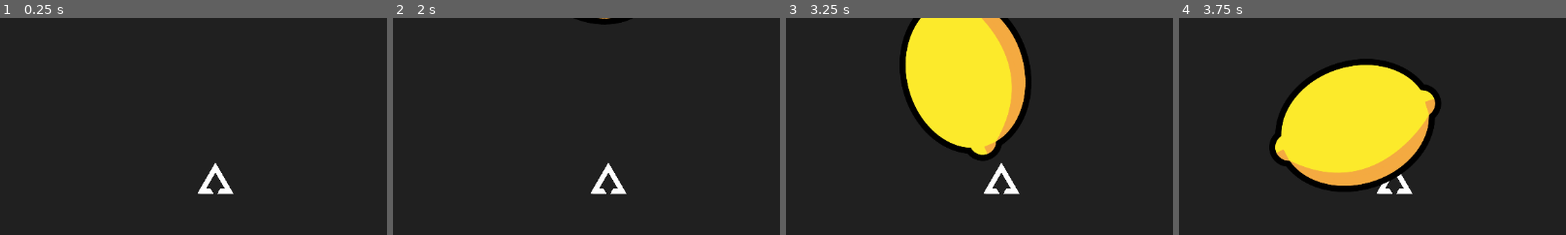
Above: before the commit, frames 1-4 (left to right).
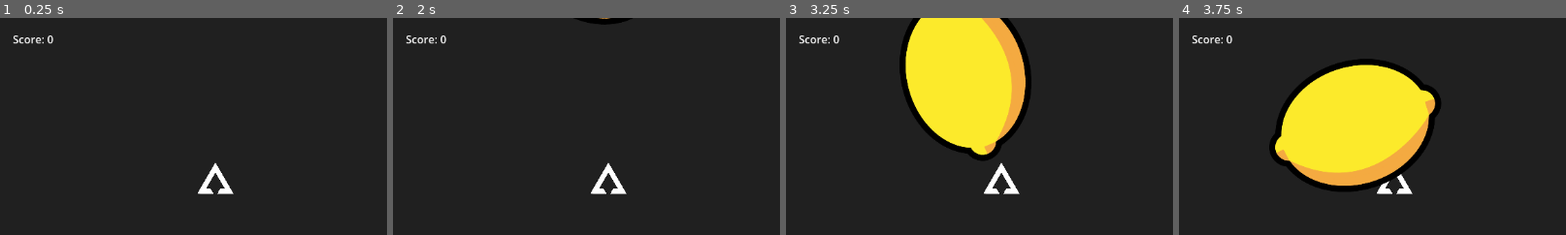
Above: after the commit, the same moments.

Repository: TheVelvetShadow/LemonInvasion
Game: Godot game, scene res://Scenes/main.tscn
The game is run twice, just before and just after one commit, with the same random seed, the same clock (stepped at 60 frames per second) and the same inputs.
Inputs:
- Up to frame 1 (0.25 s): no input
- Up to frame 2 (2 s): tap Enter at 0.5 s; tap Space at 1.25 s
- Up to frame 3 (3.25 s): tap Enter at 2 s
- Up to frame 4 (3.75 s): no input
The pictures show only the part of the screen within x 0-50%, y 0-50%; the shares and areas given below are measured in that part.

The runs differ from the first frame. In frame 1, 0.2% of the frame differs, in the area x 3-14%, y 8-13%; in frame 2, 0.2%; in frame 3, 0.2%; in frame 4, 0.2%.

Commit message:
Added HP & HUD

Diff:
--- /dev/null
+++ b/Scenes/explosion.tscn
@@ -0,0 +1,17 @@
+[gd_scene format=3 uid="uid://ck275207j4hh2"]
+
+[ext_resource type="Texture2D" uid="uid://cmjnjynfoad30" path="res://Assets/circle_05.png" id="1_a801j"]
+[ext_resource type="Texture2D" uid="uid://f46sbtm47gyk" path="res://Assets/explosion.png" id="2_4okmj"]
+
+[node name="Sprite2D" type="Sprite2D" unique_id=10713282]
+
+[node name="Sprite2D" type="Sprite2D" parent="." unique_id=1476705436]
+
+[node name="Circle05" type="Sprite2D" parent="." unique_id=778696367]
+position = Vector2(0.9999695, -1)
+scale = Vector2(4.7304688, 4.265625)
+texture = ExtResource("1_a801j")
+
+[node name="Explosion" type="Sprite2D" parent="." unique_id=830945976]
+position = Vector2(-10, 31)
+texture = ExtResource("2_4okmj")
--- a/Scenes/fruit.tscn
+++ b/Scenes/fruit.tscn
@@ -4,6 +4,3 @@
 
 [node name="Fruit" type="Node" unique_id=843800003]
 script = ExtResource("1_o20pv")
-rotation_speed = null
-speed = null
-max_hp = null
--- /dev/null
+++ b/Scenes/game_manager.tscn
@@ -0,0 +1,6 @@
+[gd_scene format=3 uid="uid://clv6lqrx3trq"]
+
+[ext_resource type="Script" uid="uid://beutygbgh6jyf" path="res://Scripts/game_manager.gd" id="1_oj352"]
+
+[node name="GameManager" type="Node" unique_id=1752532966]
+script = ExtResource("1_oj352")
--- /dev/null
+++ b/Scenes/hud.tscn
@@ -0,0 +1,13 @@
+[gd_scene format=3 uid="uid://corqqg7xpf02b"]
+
+[ext_resource type="Script" uid="uid://y2ocqcffh2oh" path="res://Scripts/hud.gd" id="1_hudgd"]
+
+[node name="HUD" type="CanvasLayer" unique_id=1510459772]
+script = ExtResource("1_hudgd")
+
+[node name="ScoreLabel" type="Label" parent="." unique_id=1843595913]
+offset_left = 19.0
+offset_top = 20.0
+offset_right = 219.0
+offset_bottom = 50.0
+text = "Score: 0"
--- /dev/null
+++ b/Scenes/label.gd
@@ -0,0 +1 @@
+extends Label
--- a/Scenes/lemon.tscn
+++ b/Scenes/lemon.tscn
@@ -10,6 +10,7 @@
 [node name="Lemon" type="Area2D" unique_id=815745286]
 scale = Vector2(0.4, 0.4)
 script = ExtResource("1_0q4uy")
+points = 5
 
 [node name="CollisionShape2D" type="CollisionShape2D" parent="." unique_id=1204288168]
 position = Vector2(1, 0)
--- a/Scenes/main.tscn
+++ b/Scenes/main.tscn
@@ -4,6 +4,7 @@
 [ext_resource type="Script" uid="uid://wmbtq4lkssra" path="res://Scripts/player.gd" id="2_8gbba"]
 [ext_resource type="Texture2D" uid="uid://cvpecjh844o3y" path="res://Assets/ship_2_white_b.png" id="2_bo1nx"]
 [ext_resource type="PackedScene" uid="uid://c02pks3q00gwj" path="res://Scenes/lemon.tscn" id="4_jjvhh"]
+[ext_resource type="PackedScene" uid="uid://bhu3scn3t0001" path="res://Scenes/hud.tscn" id="5_hud"]
 
 [sub_resource type="Curve2D" id="Curve2D_8gbba"]
 _data = {
@@ -54,4 +55,6 @@
 
 [node name="SpawnTimer" type="Timer" parent="." unique_id=1334385652]
 
+[node name="HUD" parent="." instance=ExtResource("5_hud")]
+
 [connection signal="timeout" from="SpawnTimer" to="." method="_on_spawn_timer_timeout"]
--- a/Scripts/fruit.gd
+++ b/Scripts/fruit.gd
@@ -2,9 +2,14 @@
 
 class_name Fruit
 
+signal hit(points: int)
+signal destroyed(points: int)
+
 @export var rotation_speed = 3.0
 @export var speed = 150.0
 @export var max_hp = 3
+@export var points: int = 10
+@export var hit_points: int = 1
 
 var velocity = Vector2.ZERO
 var hp: int
@@ -29,10 +34,11 @@
 		if hp <= 0:
 			_die()
 		else:
+			hit.emit(hit_points)
 			_flash()
 
 func _die() -> void:
-
+	destroyed.emit(points)
 	queue_free()
 
 func _flash() -> void:
--- /dev/null
+++ b/Scripts/game_manager.gd
@@ -0,0 +1,17 @@
+extends Node
+
+var score := 0
+
+signal score_changed(new_score: int)
+
+func register_fruit(fruit: Fruit) -> void:
+	fruit.hit.connect(_on_fruit_hit)
+	fruit.destroyed.connect(_on_fruit_destroyed)
+
+func _on_fruit_hit(points: int) -> void:
+	score += points
+	score_changed.emit(score)
+
+func _on_fruit_destroyed(points: int) -> void:
+	score += points
+	score_changed.emit(score)
--- /dev/null
+++ b/Scripts/hud.gd
@@ -0,0 +1,10 @@
+extends CanvasLayer
+
+@onready var score_label = $ScoreLabel
+
+func _ready() -> void:
+	GameManager.score_changed.connect(_on_score_changed)
+	score_label.text = "Score: 0"
+
+func _on_score_changed(new_score: int) -> void:
+	score_label.text = "Score: %d" % new_score
--- a/Scripts/lemon.gd
+++ b/Scripts/lemon.gd
@@ -1,11 +1,15 @@
 extends Fruit
 
 class_name Lemon
+
 
 func _die() -> void:
 	rotation_speed = 0
 	velocity = Vector2.ZERO
 	$Sprite2D.texture = load("res://Assets/explosion.png")
-	$Sprite2D.scale = Vector2(2.0, 2.0)
-	await get_tree().create_timer(0.3).timeout
+	$Sprite2D.scale = Vector2(2.5, 2.5)
+	var tween = create_tween()
+	tween.tween_property($Sprite2D, "modulate:a", 0.0, 0.2)
+	await tween.finished
+	destroyed.emit(points)
 	queue_free()
--- a/Scripts/main.gd
+++ b/Scripts/main.gd
@@ -20,3 +20,4 @@
 	var direction = spawn_location.rotation + PI / 2
 	direction += randf_range(-PI / 4, PI / 4)
 	lemon.velocity = Vector2.RIGHT.rotated(direction) * lemon.speed
+	GameManager.register_fruit(lemon)
--- a/project.godot
+++ b/project.godot
@@ -50,6 +50,10 @@
 
 3d/physics_engine="Jolt Physics"
 
+[autoload]
+
+GameManager="*res://Scripts/game_manager.gd"
+
 [rendering]
 
 rendering_device/driver.windows="d3d12"
Not shown, added: .claude/settings.local.json
Binary file added: Assets/circle_01.png
Not shown, added: Assets/circle_01.png.import
Binary file added: Assets/circle_02.png
Not shown, added: Assets/circle_02.png.import
Binary file added: Assets/circle_03.png
Not shown, added: Assets/circle_03.png.import
Binary file added: Assets/circle_04.png
Not shown, added: Assets/circle_04.png.import
Binary file added: Assets/circle_05.png
Not shown, added: Assets/circle_05.png.import
Binary file added: Assets/explosion.png
(and 8 more such lines)
